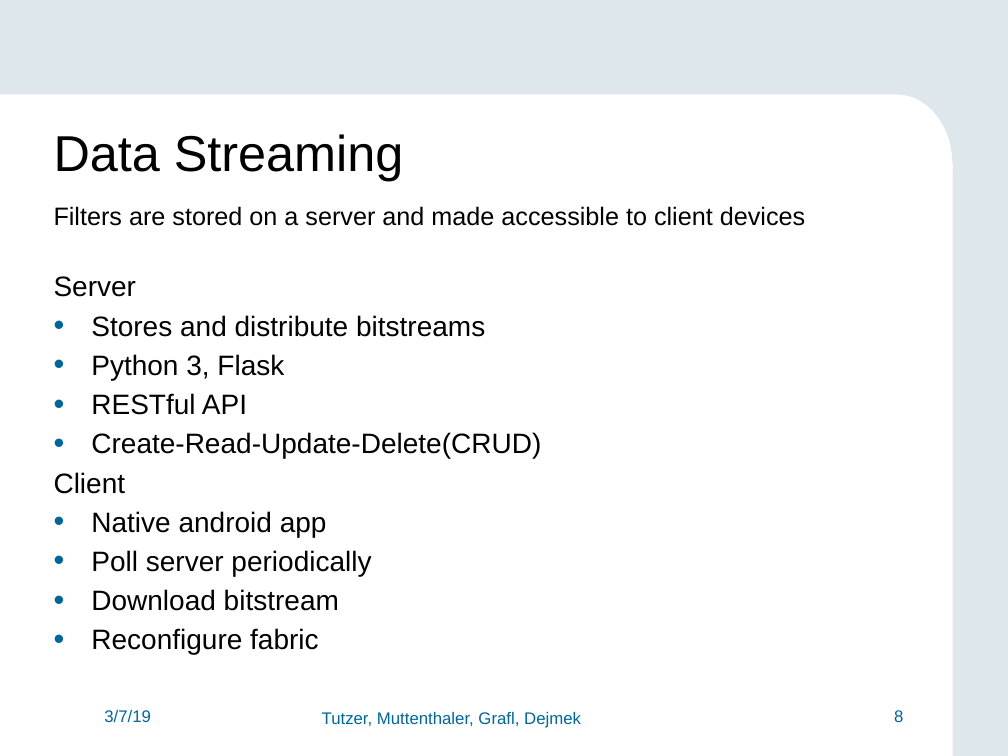
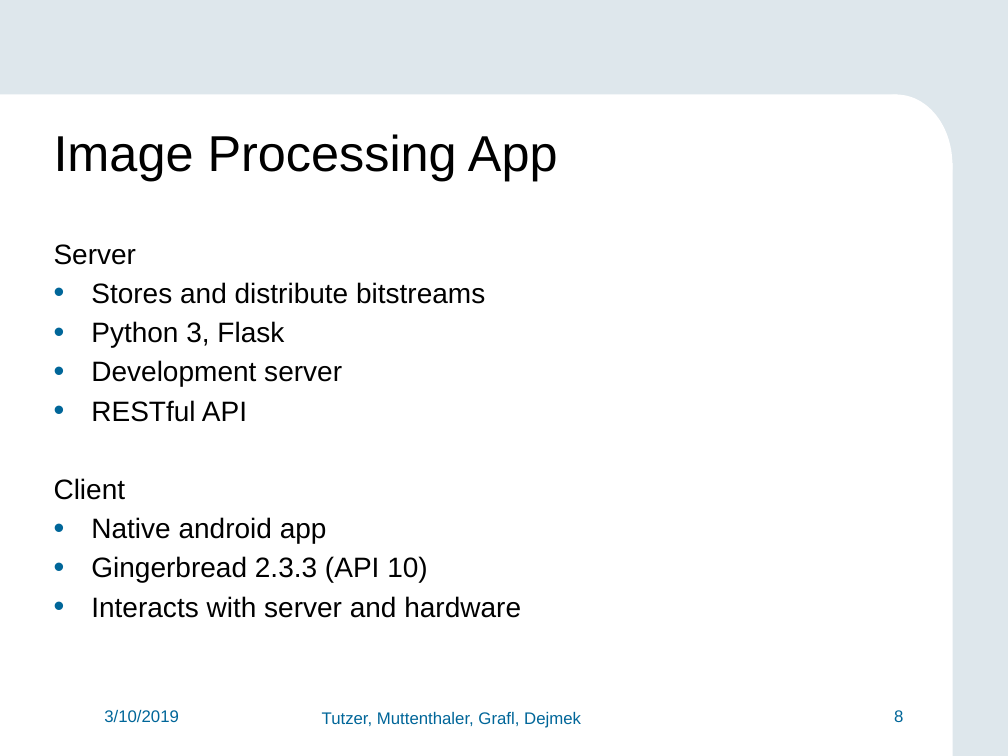
Before and after one commit to FlorianMuttenthaler/SocLabPartialReconfigIot, a slide deck: slide 8 of report/Final_presentation.pptx. Drawn at 1008x756 pixels with LibreOffice and Linux fonts; fonts in the diff are those of the drawing; background and template pictures are left out. Boxes give left, top, right and bottom in pixels: in the first picture for what was removed or moved away, otherwise in the second. Text is boxed around its words. In the diff, an @@ line names an element or a change of style, - is before the commit and + after.

Commit message:
added image processing app slides

```diff
--- a/report/Final_presentation.pptx
+++ b/report/Final_presentation.pptx
@@ text at (54,134,558,181): text changed @@
-Data Streaming
+Image Processing App
@@ text at (54,206,805,226): paragraph removed @@
-Filters are stored on a server and made accessible to client devices
@@ text at (91,360,342,386): paragraph added @@
+• Development server
@@ text at (91,432,541,458): paragraph removed @@
-• Create-Read-Update-Delete(CRUD)
@@ text at (91,556,521,618): text changed @@
-• Poll server periodically
-• Download bitstream
-• Reconfigure fabric
+• Gingerbread 2.3.3 (API 10)
+• Interacts with server and hardware
@@ text at (104,710,179,723): text changed @@
-3/7/19
+3/10/2019
```
Also in this commit, not shown: 13 other slides changed, 5 slides added, 4 slides removed.
